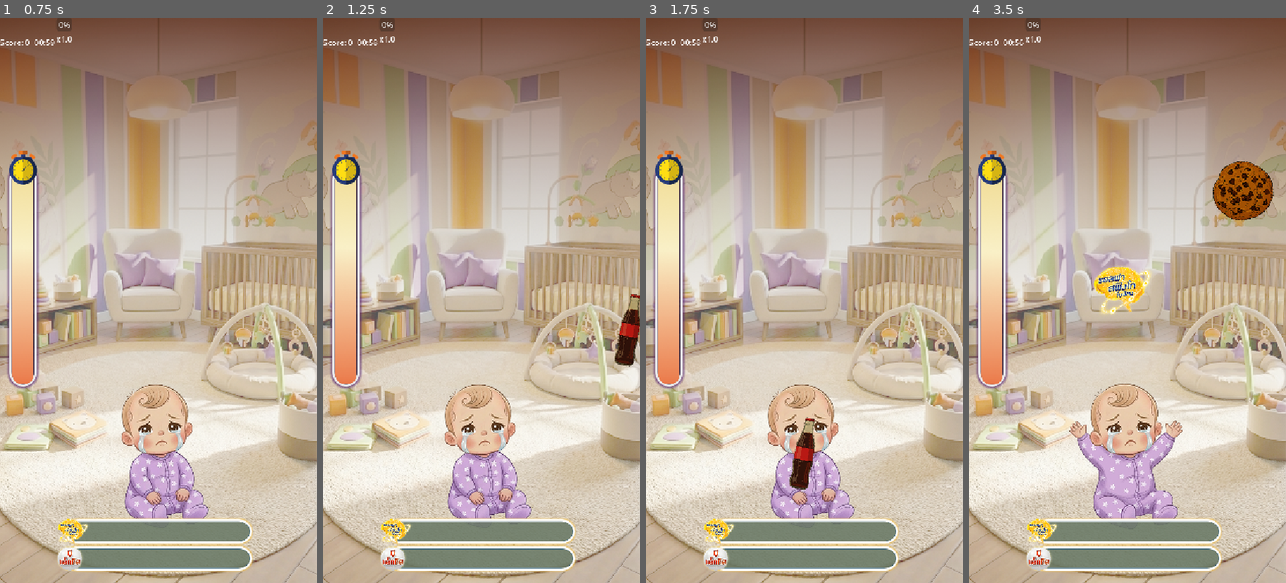
Above: before the commit, frames 1-4 (left to right).
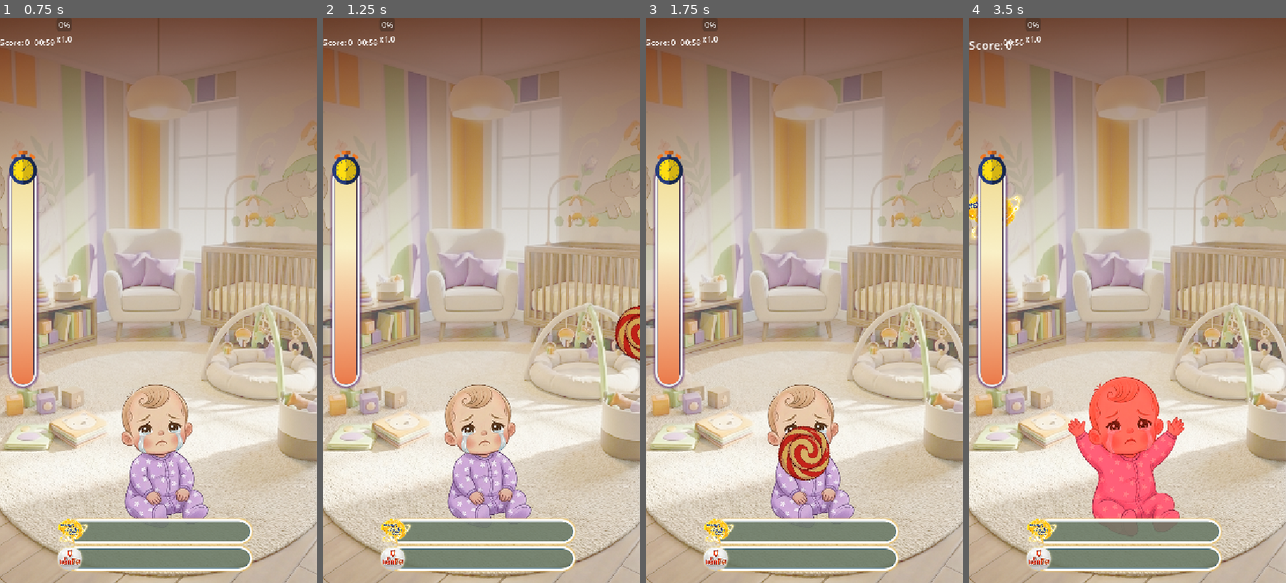
Above: after the commit, the same moments.

Repository: 6099sin/pro-c
Game: Godot game, scene res://scenes/core/Main.tscn
Two runs of this game, one before a commit and one after it. Both use one fixed random seed, a clock stepped at 60 frames per second and the inputs below. This scene is started directly instead of the project's main scene.
Inputs (mouse positions are in pixels of both pictures, inside the frame that each line leads up to):
- Up to frame 1 (0.75 s): tap Enter at 0.5 s; move the mouse to (228, 272) at 0.52 s; click (228, 272) at 0.67 s
- Up to frame 2 (1.25 s): no input
- Up to frame 3 (1.75 s): drag from (950, 323) to (804, 453) at 1.27 s
- Up to frame 4 (3.5 s): move the mouse to (1159, 176) at 2.02 s; click (1159, 176) at 2.17 s; drag from (1111, 413) to (1032, 215) at 2.77 s

Frame 1 is identical in both runs. In frame 2, 0.8% of the frame differs, in the area x 92-100%, y 48-62%; in frame 3, 1.4%; in frame 4, 8.9%, in the area x 0-97%, y 3-89%.

Commit message:
warning player before bonus time

Diff:
--- a/scripts/objects/Spawner.gd
+++ b/scripts/objects/Spawner.gd
@@ -16,6 +16,11 @@
 	"f1": "f2",
 	"f2": "f3",
 }
+
+const BONUS_INTERVAL_MIN: int = 15000 # 15 seconds
+const BONUS_INTERVAL_MAX: int = 30000 # 30 seconds
+
+var next_bonus_time: int = 0
 
 var pool: Array[Item] = []
 
@@ -36,6 +41,16 @@
 	spawn_timer.start()
 
 	SignalBus.bonus_event.connect(_on_bonus_event)
+
+	schedule_next_bonus()
+
+func schedule_next_bonus():
+	next_bonus_time = Time.get_ticks_msec() + randi_range(BONUS_INTERVAL_MIN, BONUS_INTERVAL_MAX)
+
+func _process(_delta):
+	# Removed bonus warning logic as per new design
+	pass
+
 
 func init_pool():
 	ensure_pool_size(pool_size)
@@ -104,9 +119,11 @@
 			picked_id = all_items.pick_random()
 	else:
 		# Normal Spawn Logic
-		if randf() < 0.05: # Increased to 5% for better visibility
+		var current_time = Time.get_ticks_msec()
+		if current_time >= next_bonus_time:
 			picked_id = "bonus"
 			print("SPAWN: Bonus Item Created!")
+			schedule_next_bonus()
 		else:
 			picked_id = all_items.pick_random()
 
--- a/scripts/ui/HUD.gd
+++ b/scripts/ui/HUD.gd
@@ -8,6 +8,7 @@
 @onready var game_over_panel = $TopBar/GradeLabel
 @onready var progressAlpha_bar: ProgressBar = $MarginContainer/VBoxContainer/PanelContainer3/ProgressBar
 @onready var progressBeta_bar: ProgressBar = $MarginContainer/VBoxContainer/PanelContainer2/ProgressBar
+@onready var bonus_time_indicator = $BonusTime
 var HUD_FILL_BAR = preload("uid://b4ll0t0y4e38t")
 
 
@@ -20,6 +21,7 @@
 	# Connect to alpha and beta score updates
 	SignalBus.score_updated_alpha.connect(update_alpha_bar_ui)
 	SignalBus.score_updated_beta.connect(update_beta_bar_ui)
+	SignalBus.bonus_event.connect(_on_bonus_event)
 
 	# Initial UI state (assuming GameManager is already initialized)
 	update_main_score_ui_Alpha(GameManager.score) # Initialize with current GameManager score
@@ -27,10 +29,13 @@
 	game_over_panel.visible = false
 
 	# Initialize progress bars for alpha and beta scores
-	progressAlpha_bar.max_value = GameManager.MAX_SCORE_ALPHA_BETA/2
-	progressBeta_bar.max_value = GameManager.MAX_SCORE_ALPHA_BETA/2
+	progressAlpha_bar.max_value = GameManager.MAX_SCORE_ALPHA_BETA / 2
+	progressBeta_bar.max_value = GameManager.MAX_SCORE_ALPHA_BETA / 2
+	update_alpha_bar_ui(GameManager.score_alpha) # Initialize with current GameManager score_alpha
 	update_alpha_bar_ui(GameManager.score_alpha) # Initialize with current GameManager score_alpha
 	update_beta_bar_ui(GameManager.score_beta) # Initialize with current GameManager score_beta
+	if bonus_time_indicator:
+		bonus_time_indicator.visible = false
 
 
 func update_main_score_ui_Alpha(new_score: int): # Renamed from update_score_ui_alpha
@@ -80,3 +85,19 @@
 	if GameManager.is_game_active:
 		combo_bar.value = (GameManager.combo_multiplier - 1.0) / (GameManager.MAX_COMBO - 1.0) * 100
 		combo_label.text = "x%.1f" % GameManager.combo_multiplier
+
+		combo_label.text = "x%.1f" % GameManager.combo_multiplier
+
+func _on_bonus_event(is_active: bool):
+	if is_active:
+		if bonus_time_indicator:
+			bonus_time_indicator.visible = true
+
+		# Pause for intro
+		get_tree().paused = true
+		await get_tree().create_timer(3.0).timeout
+		get_tree().paused = false
+
+		# Hide indicator after intro
+		if bonus_time_indicator:
+			bonus_time_indicator.visible = false
